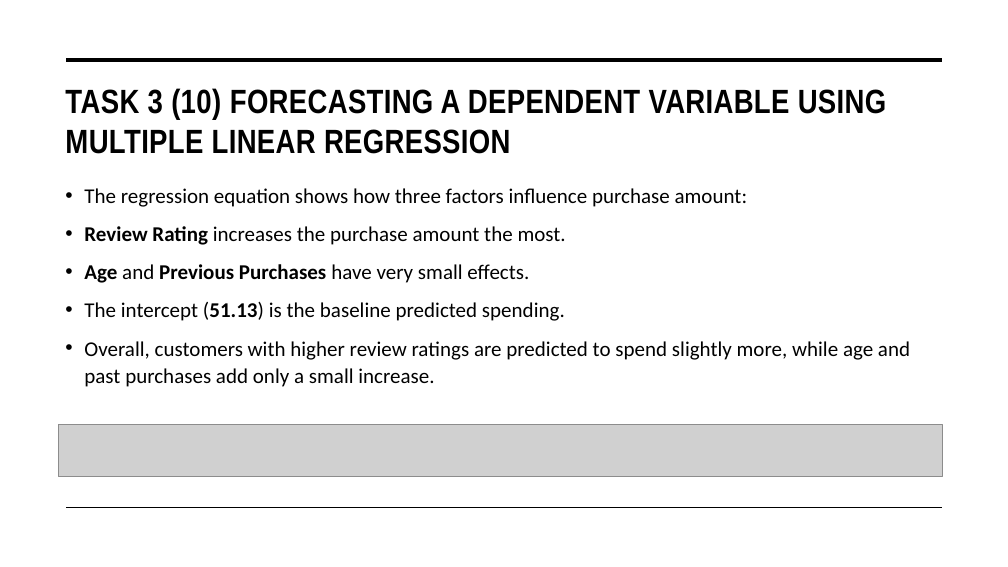
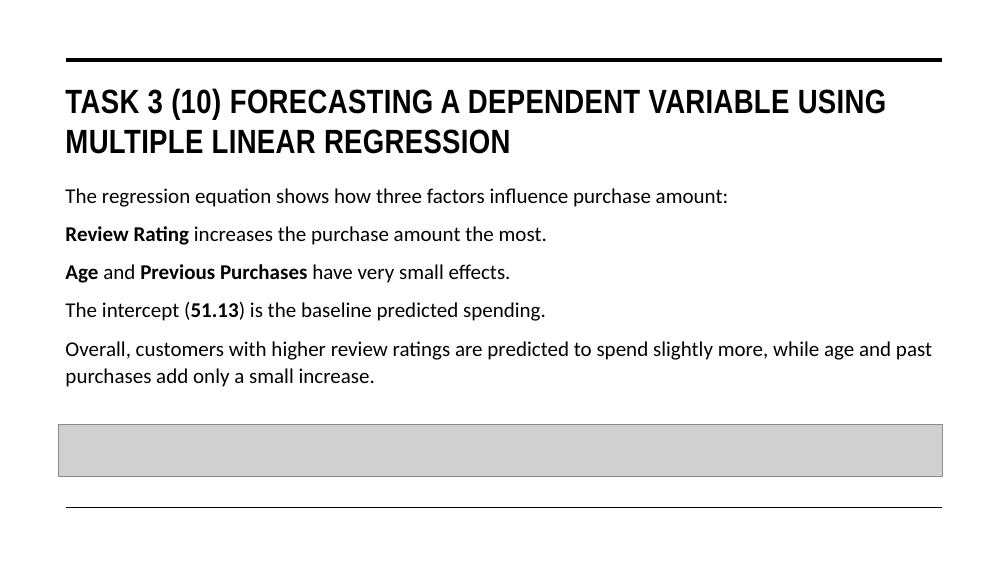
Before and after one commit to Rwaan-001/projectRepo, a slide deck: slide 18 of Data_PowerPoint.pptx. Drawn at 1008x567 pixels with LibreOffice and Linux fonts; fonts in the diff are those of the drawing; grey boxes stand for pictures. Boxes give left, top, right and bottom in pixels: in the first picture for what was removed or moved away, otherwise in the second. Text is boxed around its words. In the diff, an @@ line names an element or a change of style, - is before the commit and + after.

```diff
--- a/Data_PowerPoint.pptx
+++ b/Data_PowerPoint.pptx
@@ text "The regression equation shows how ..." at (65, 188, 932, 387): bullet • to none @@
```
Also in this commit, not shown: 18 other slides changed, 1 slide added, 2 slides removed, 3 other files.
